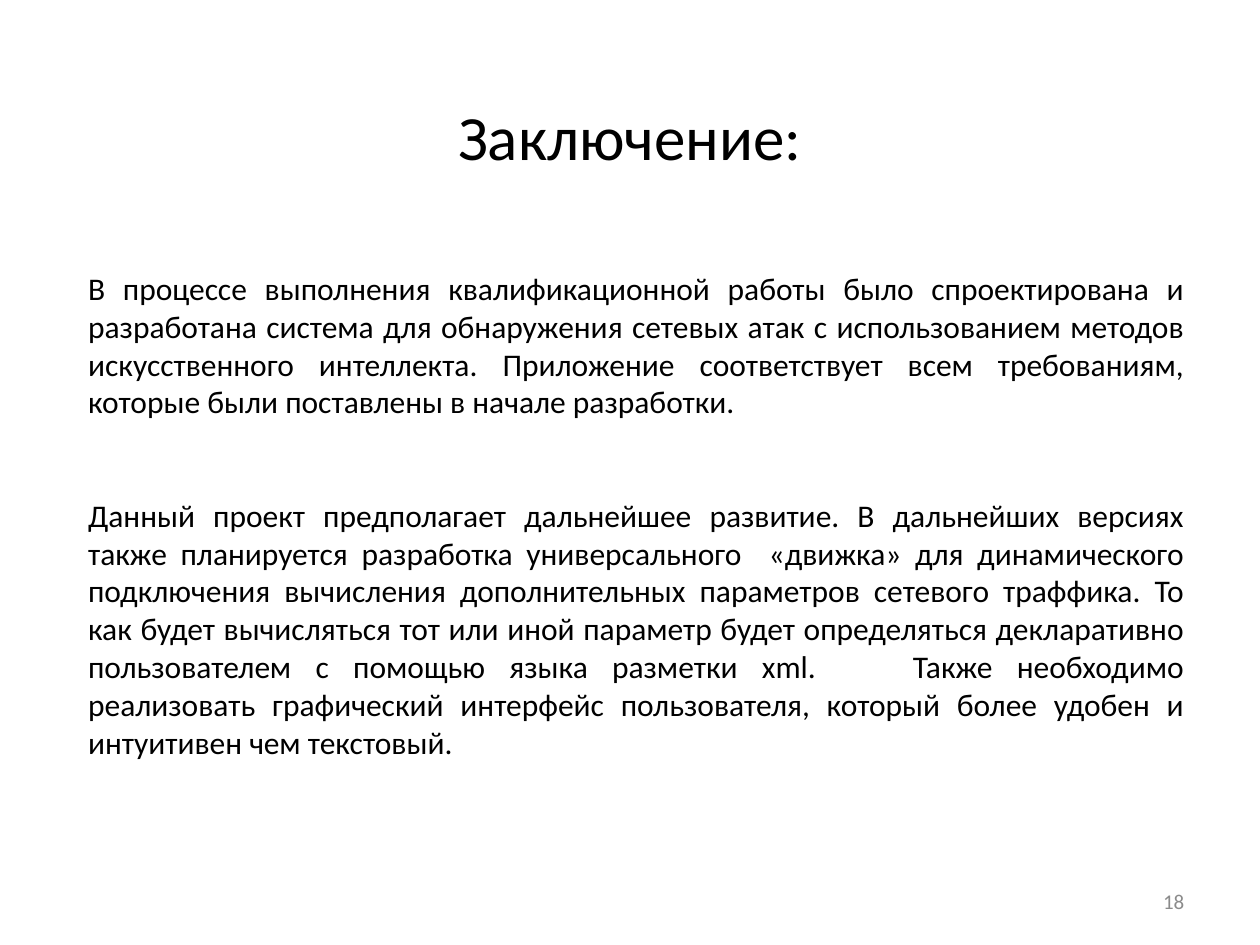
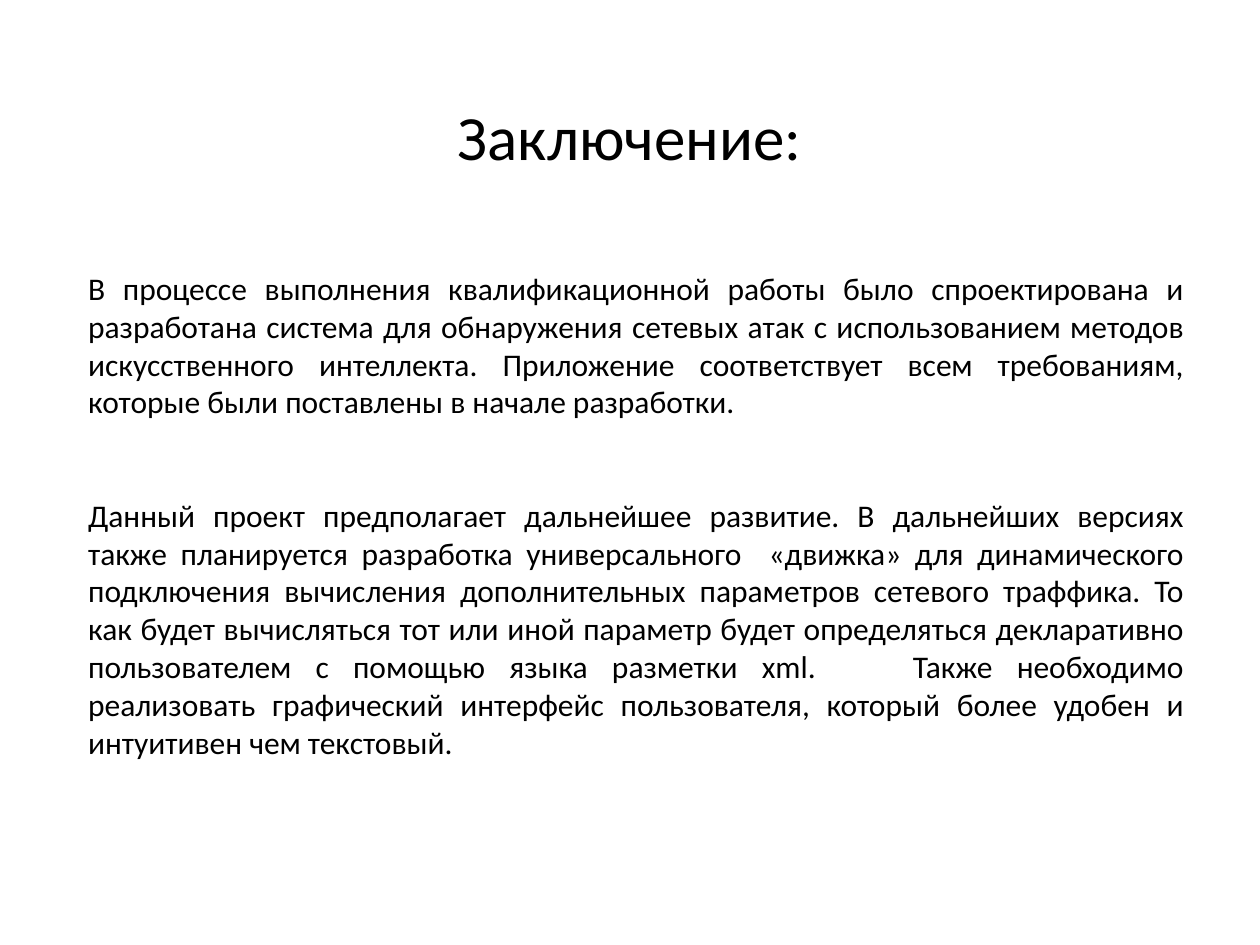
Before and after one commit to ViktorTarasenko/networkSecurityAnalyzer, a slide deck: slide 15 of презентация.pptx (slide 18 before the commit). Drawn at 1260x945 pixels with LibreOffice and Linux fonts; fonts in the diff are those of the drawing. Boxes give left, top, right and bottom in pixels: in the first picture for what was removed or moved away, otherwise in the second. Text is boxed around its words. In the diff, an @@ line names an element or a change of style, - is before the commit and + after.

```diff
--- a/презентация.pptx
+++ b/презентация.pptx
@@ page number removed at (x1=1163, y1=895, x2=1184, y2=909) @@
-18
```
Also in this commit, not shown: 9 other slides changed, 8 slides added, 8 slides removed, 1 other file.
